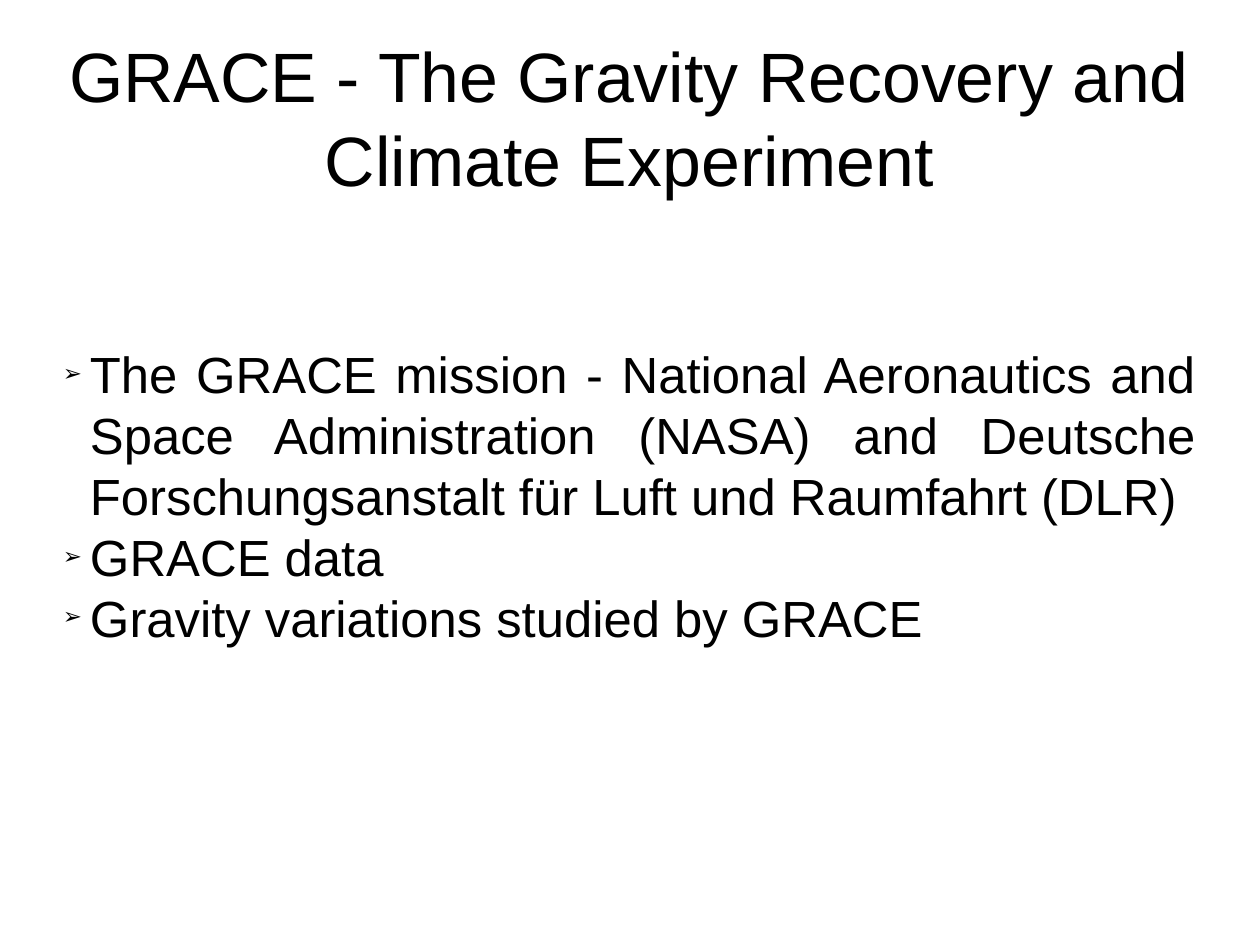
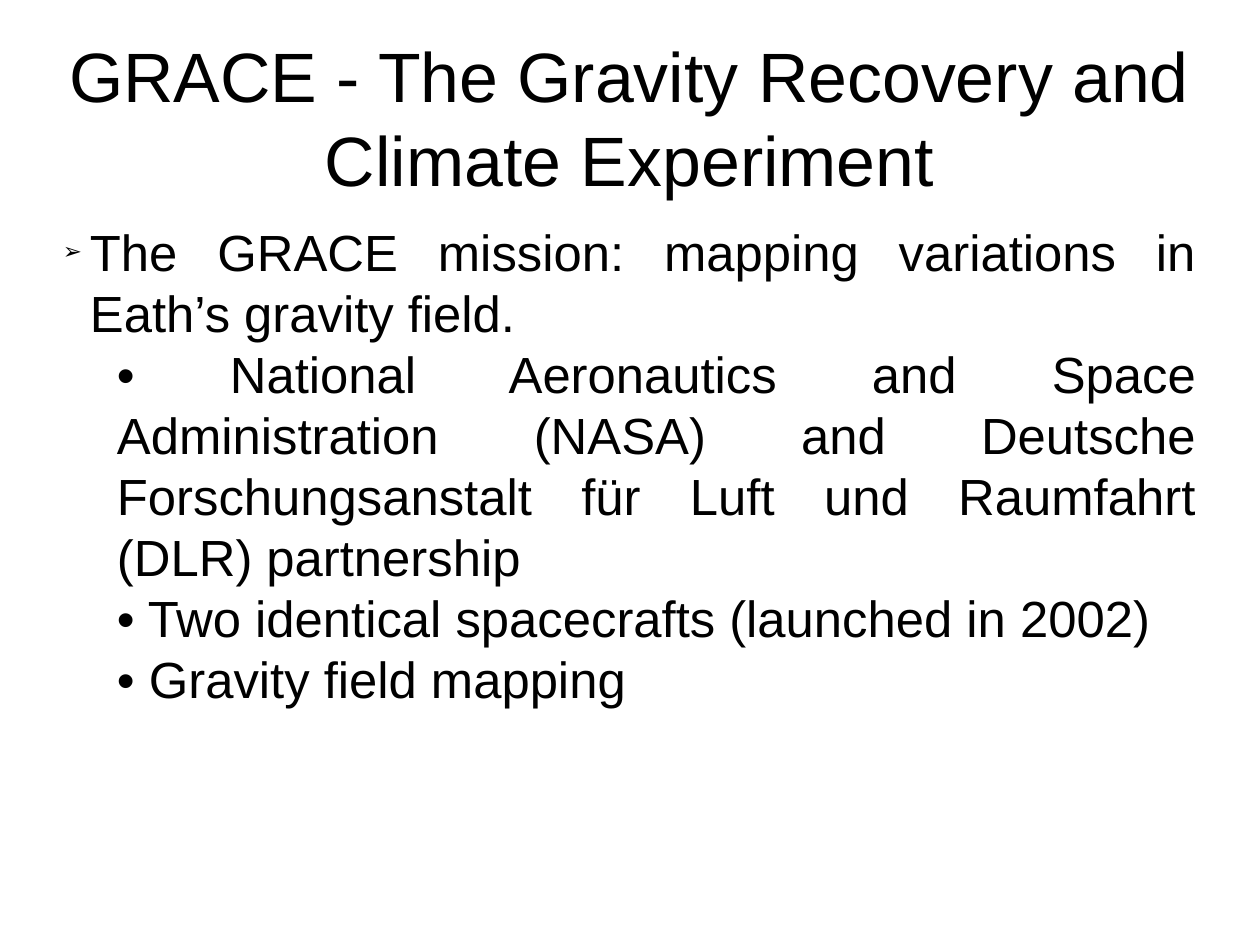
Before and after one commit to fvgatts/apresenta-o, a slide deck: slide 2 of presentation-TWSandGRACE.odp (slide 1 before the commit). Drawn at 1260x945 pixels with LibreOffice and Linux fonts; fonts in the diff are those of the drawing. Boxes give left, top, right and bottom in pixels: in the first picture for what was removed or moved away, otherwise in the second. Text is boxed around its words. In the diff, an @@ line names an element or a change of style, - is before the commit and + after.

Commit message:
Second draft - better explanation about GRACE data

```diff
--- a/presentation-TWSandGRACE.odp
+++ b/presentation-TWSandGRACE.odp
@@ subtitle at [90,234,1196,708]: text changed @@
-➢ The GRACE mission - National Aeronautics and Space Administration (NASA) and Deutsche Forschungsanstalt für Luft und Raumfahrt (DLR)
-➢ GRACE data
-➢ Gravity variations studied by GRACE
+➢ The GRACE mission: mapping variations in Eath’s gravity field.
+  • National Aeronautics and Space Administration (NASA) and Deutsche Forschungsanstalt für Luft und Raumfahrt (DLR) partnership
+  • Two identical spacecrafts (launched in 2002)
+  • Gravity field mapping
```
Also in this commit, not shown: 1 other slide changed, 5 slides added.
